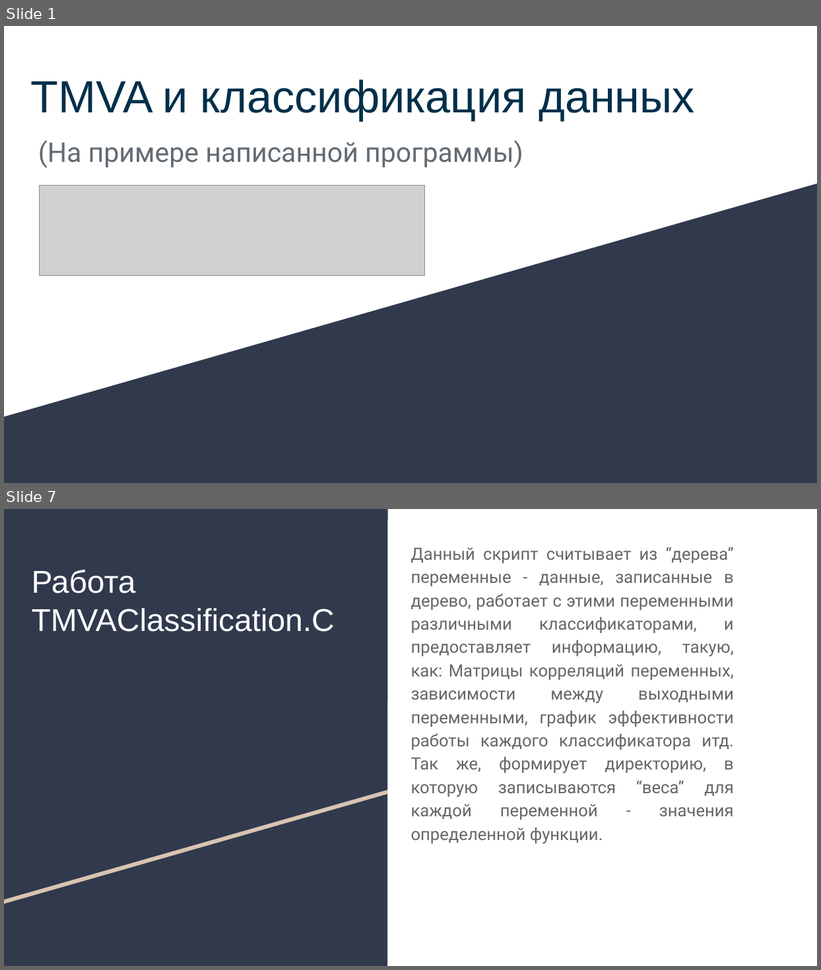
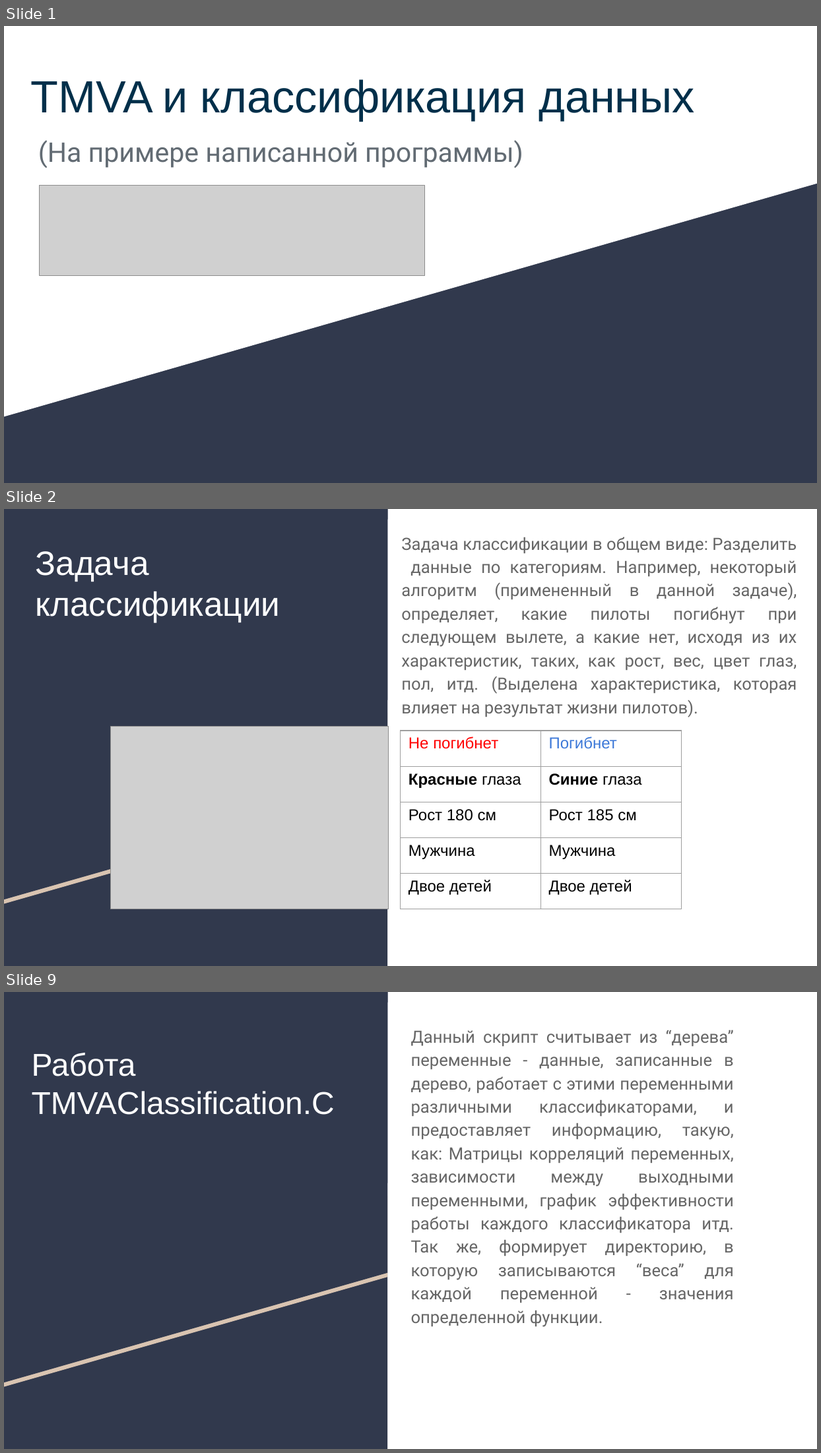
Before and after one commit to AlexanderUzunyan/TestProject, a slide deck: neuro/doc/TMVA.odp. Shown one above the other, each under a label of ours: slides 1 and 7 before the commit, slides 1, 2 and 9 after it; the slides between them are not shown. The pictures are 821x970 and 821x1453 pixels, drawn with LibreOffice and Linux fonts; fonts in the diff are those of the drawing; grey boxes stand for pictures. Boxes give left, top, right and bottom in pixels: in the first picture for what was removed or moved away, otherwise in the second. Text is boxed around its words. In the diff, an @@ line names an element or a change of style, - is before the commit and + after.

```diff
--- a/neuro/doc/TMVA.odp
+++ b/neuro/doc/TMVA.odp
@@ slide 2 added at [4,509,817,966], background #FFFFFF; not listed: 3 template elements that a slide beside it also shows @@
@@ text added at [401,537,797,718], 15 pt, text #666666 @@
+Задача классификации в общем виде: Разделить данные по категориям. Например, некоторый алгоритм (примененный в данной задаче), определяет, какие пилоты погибнут при следующем вылете, а какие нет, исходя из их характеристик, таких, как рост, вес, цвет глаз, пол, итд. (Выделена характеристика, которая влияет на результат жизни пилотов).
@@ title added at [35,551,280,623], 30 pt, text #FFFFFF @@
+Задача классификации
@@ picture added at [110,727,389,910] @@
@@ table added at [401,731,682,910], 5 rows, 2 columns @@
+Не погибнет | Погибнет
+Красные глаза | Синие глаза
+Рост 180 см | Рост 185 см
+Мужчина | Мужчина
+Двое детей | Двое детей
@@ what was slide 7 is now slide 9 @@
```
Also in this commit, not shown: 5 slides changed, 4 other slides added, 4 slides removed, 1 other file.
